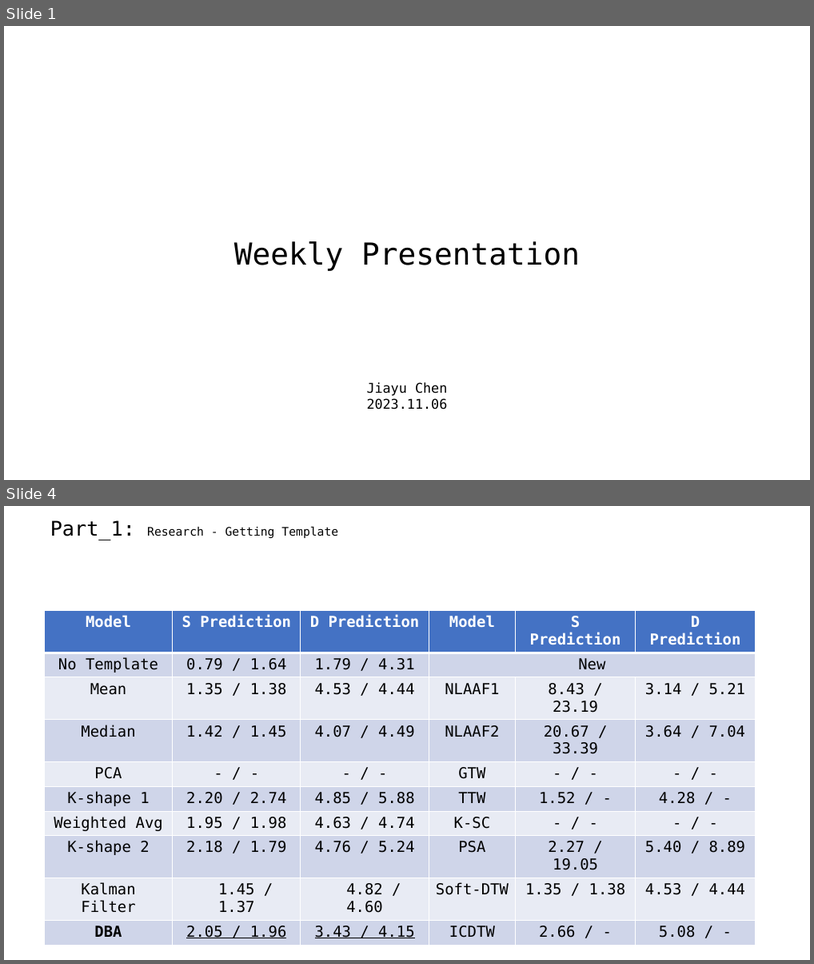
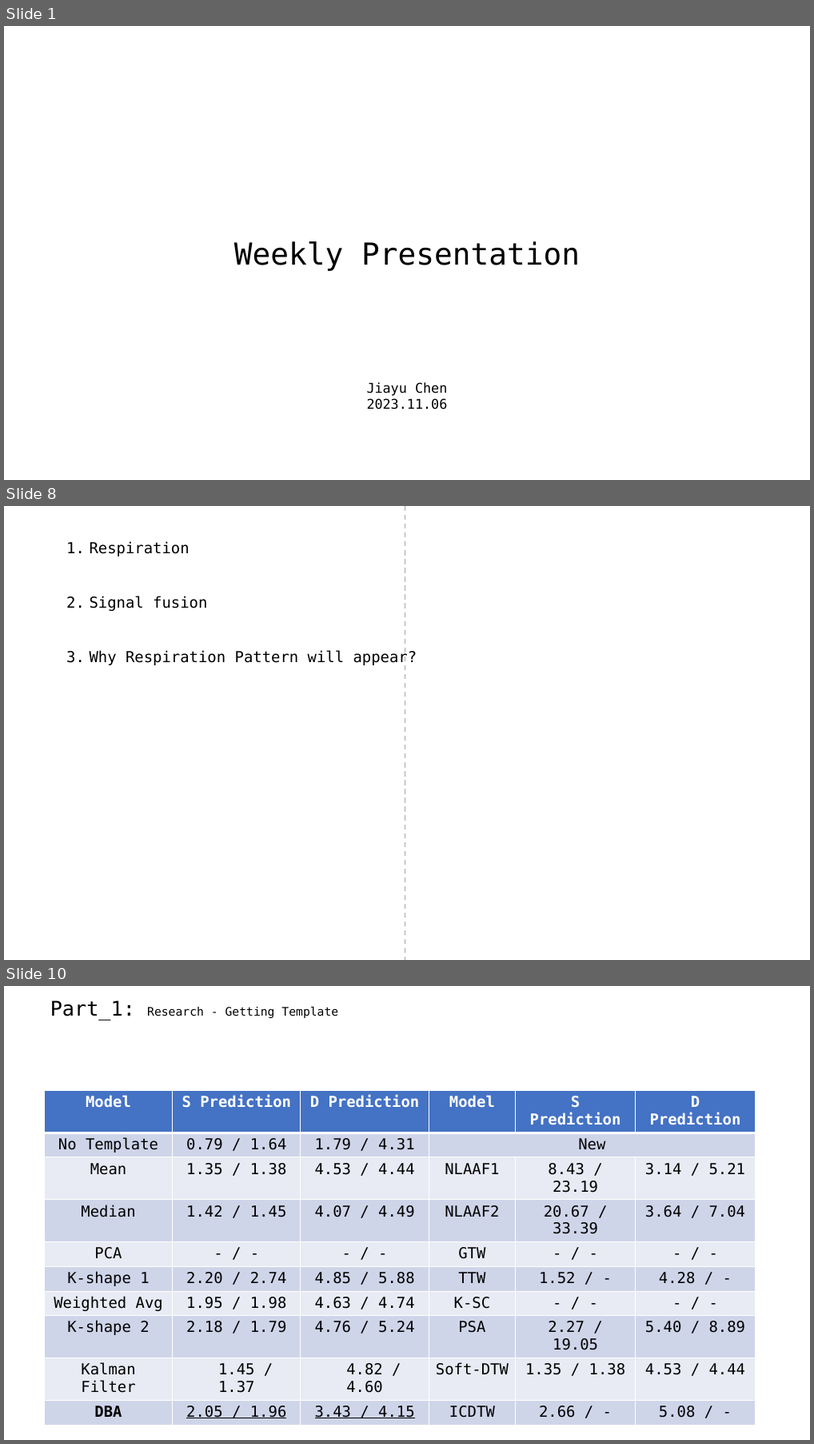
Before and after one commit to A-Big-Tortoise/Presentation, a slide deck: Presentation_1120_JiayuChen.pptx. Shown one above the other, each under a label of ours: slides 1 and 4 before the commit, slides 1, 8 and 10 after it; the slides between them are not shown. The pictures are 814x964 and 814x1444 pixels, drawn with LibreOffice and Linux fonts; fonts in the diff are those of the drawing. Boxes give left, top, right and bottom in pixels: in the first picture for what was removed or moved away, otherwise in the second. Text is boxed around its words. In the diff, an @@ line names an element or a change of style, - is before the commit and + after.

```diff
--- a/Presentation_1120_JiayuChen.pptx
+++ b/Presentation_1120_JiayuChen.pptx
@@ slide 8 added at (4,506,810,960), background #FFFFFF @@
@@ line added from (405, 506) to (405, 960), #A5A5A5 1.5 pt dashed @@
@@ text added at (90,541,418,666), 18 pt, text #000000 @@
+1. Respiration
+2. Signal fusion
+3. Why Respiration Pattern will appear?
@@ what was slide 4 is now slide 10 @@
```
Also in this commit, not shown: 2 slides changed, 6 other slides added, 2 slides removed.
